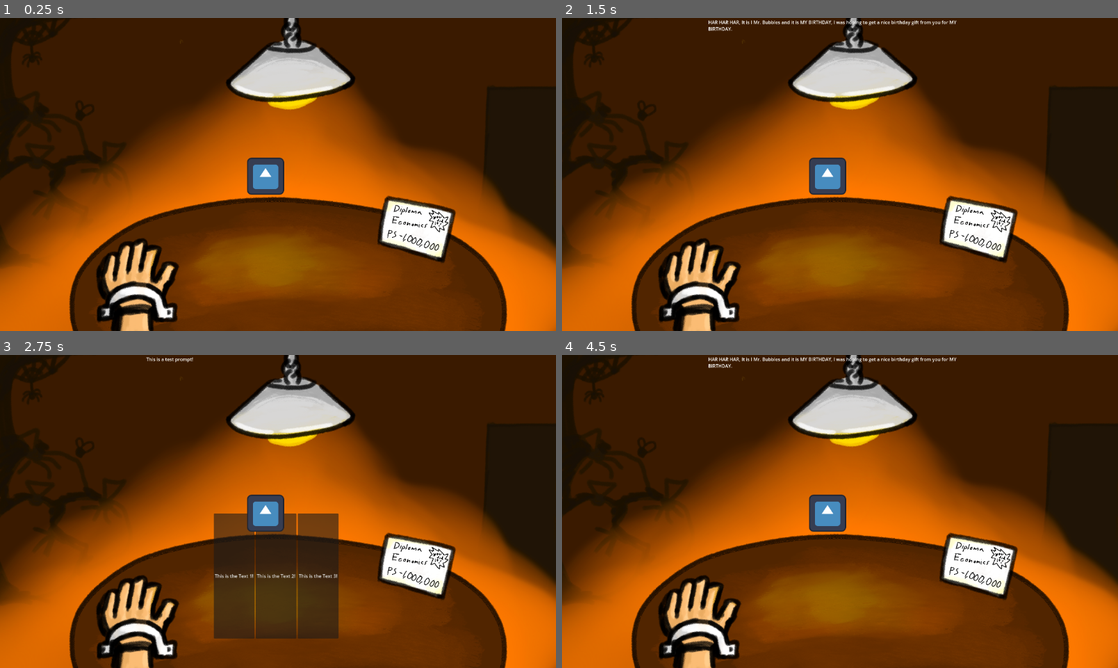
Above: before the commit, frames 1-4 (two rows, left to right).
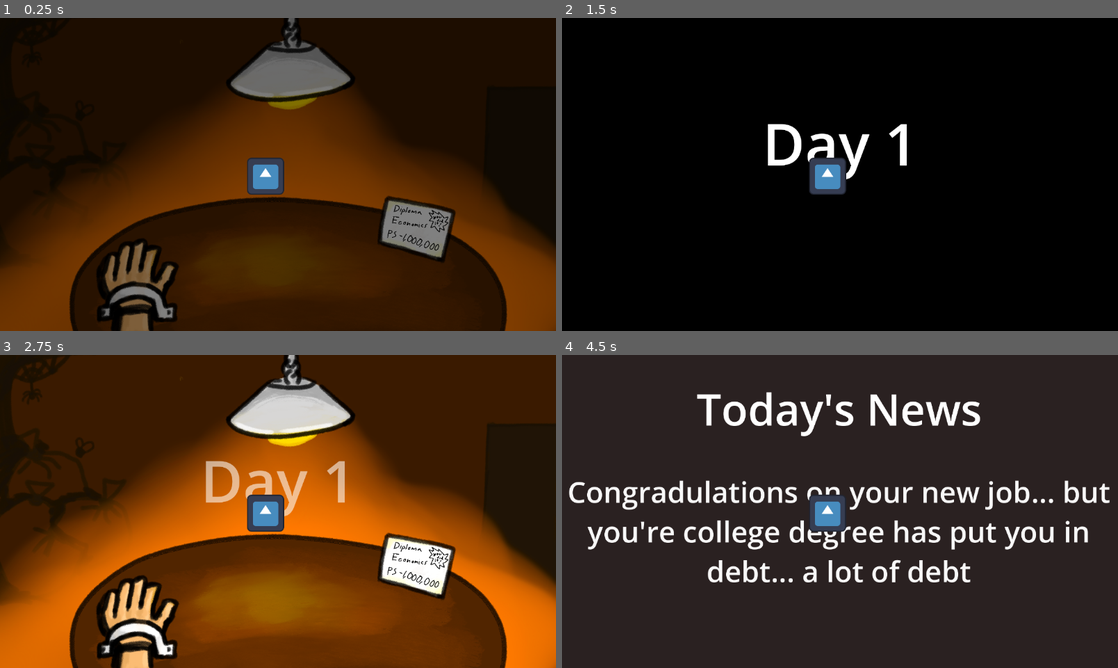
Above: after the commit, the same moments.

Repository: noah0young/EconomicBubble
Game: Godot game, scene res://Scenes/main.tscn
The game is run twice, just before and just after one commit, with the same random seed, the same clock (stepped at 60 frames per second) and the same inputs. The engine's default icon, where the game draws it, is replaced by a stand-in: a white triangle on a blue panel in a dark square.
Inputs (mouse positions are in pixels of both pictures, inside the frame that each line leads up to):
- Up to frame 1 (0.25 s): no input
- Up to frame 2 (1.5 s): tap Enter at 0.5 s; move the mouse to (962, 158) at 0.52 s; click (962, 158) at 0.67 s; click (823, 240) at 1.25 s, where only the run before the commit has a clickable "Despite your massive debt, yo…"
- Up to frame 3 (2.75 s): move the mouse to (166, 527) at 2.02 s; click (166, 527) at 2.17 s
- Up to frame 4 (4.5 s): click (795, 577) at 2.75 s, where only the run before the commit has a clickable "This is the Text 1!"; tap Space at 3.5 s; move the mouse to (895, 442) at 3.52 s; click (895, 442) at 3.67 s; click (823, 577) at 4.25 s, where only the run before the commit has a clickable "Despite your massive debt, yo…"

The runs differ from the first frame. In frame 1, 87% of the frame differs, in the area x 0-100%, y 0-100%; in frame 2, 97%; in frame 3, 9.4%; in frame 4, 98%.

Commit message:
Start of news animation

Diff:
--- a/Scenes/main.tscn
+++ b/Scenes/main.tscn
@@ -102,6 +102,166 @@
 "RESET": SubResource("Animation_rj3m2")
 }
 
+[sub_resource type="Animation" id="Animation_xw3y8"]
+resource_name = "ShowNews"
+tracks/0/type = "value"
+tracks/0/imported = false
+tracks/0/enabled = true
+tracks/0/path = NodePath("ColorRect:modulate")
+tracks/0/interp = 1
+tracks/0/loop_wrap = true
+tracks/0/keys = {
+"times": PackedFloat32Array(0, 0.5, 1),
+"transitions": PackedFloat32Array(1, 1, 1),
+"update": 0,
+"values": [Color(1, 1, 1, 0), Color(1, 1, 1, 1), Color(1, 1, 1, 1)]
+}
+tracks/1/type = "value"
+tracks/1/imported = false
+tracks/1/enabled = true
+tracks/1/path = NodePath("NewsTitle:modulate")
+tracks/1/interp = 1
+tracks/1/loop_wrap = true
+tracks/1/keys = {
+"times": PackedFloat32Array(0, 0.766667, 1),
+"transitions": PackedFloat32Array(1, 1, 1),
+"update": 0,
+"values": [Color(1, 1, 1, 0), Color(1, 1, 1, 1), Color(1, 1, 1, 1)]
+}
+tracks/2/type = "value"
+tracks/2/imported = false
+tracks/2/enabled = true
+tracks/2/path = NodePath("NewsText:modulate")
+tracks/2/interp = 1
+tracks/2/loop_wrap = true
+tracks/2/keys = {
+"times": PackedFloat32Array(0, 1),
+"transitions": PackedFloat32Array(1, 1),
+"update": 0,
+"values": [Color(1, 1, 1, 0), Color(1, 1, 1, 1)]
+}
+tracks/3/type = "value"
+tracks/3/imported = false
+tracks/3/enabled = true
+tracks/3/path = NodePath("NewsContButton:visible")
+tracks/3/interp = 1
+tracks/3/loop_wrap = true
+tracks/3/keys = {
+"times": PackedFloat32Array(1),
+"transitions": PackedFloat32Array(1),
+"update": 1,
+"values": [true]
+}
+
+[sub_resource type="Animation" id="Animation_td70j"]
+length = 0.001
+tracks/0/type = "value"
+tracks/0/imported = false
+tracks/0/enabled = true
+tracks/0/path = NodePath("ColorRect:modulate")
+tracks/0/interp = 1
+tracks/0/loop_wrap = true
+tracks/0/keys = {
+"times": PackedFloat32Array(0),
+"transitions": PackedFloat32Array(1),
+"update": 0,
+"values": [Color(1, 1, 1, 1)]
+}
+tracks/1/type = "value"
+tracks/1/imported = false
+tracks/1/enabled = true
+tracks/1/path = NodePath("NewsTitle:modulate")
+tracks/1/interp = 1
+tracks/1/loop_wrap = true
+tracks/1/keys = {
+"times": PackedFloat32Array(0),
+"transitions": PackedFloat32Array(1),
+"update": 0,
+"values": [Color(1, 1, 1, 1)]
+}
+tracks/2/type = "value"
+tracks/2/imported = false
+tracks/2/enabled = true
+tracks/2/path = NodePath("NewsText:modulate")
+tracks/2/interp = 1
+tracks/2/loop_wrap = true
+tracks/2/keys = {
+"times": PackedFloat32Array(0),
+"transitions": PackedFloat32Array(1),
+"update": 0,
+"values": [Color(1, 1, 1, 1)]
+}
+tracks/3/type = "value"
+tracks/3/imported = false
+tracks/3/enabled = true
+tracks/3/path = NodePath("NewsContButton:visible")
+tracks/3/interp = 1
+tracks/3/loop_wrap = true
+tracks/3/keys = {
+"times": PackedFloat32Array(0),
+"transitions": PackedFloat32Array(1),
+"update": 1,
+"values": [true]
+}
+
+[sub_resource type="Animation" id="Animation_qsodk"]
+resource_name = "HideNews"
+tracks/0/type = "value"
+tracks/0/imported = false
+tracks/0/enabled = true
+tracks/0/path = NodePath("ColorRect:modulate")
+tracks/0/interp = 1
+tracks/0/loop_wrap = true
+tracks/0/keys = {
+"times": PackedFloat32Array(0, 0.333333, 1),
+"transitions": PackedFloat32Array(1, 1, 1),
+"update": 0,
+"values": [Color(1, 1, 1, 1), Color(1, 1, 1, 0), Color(1, 1, 1, 0)]
+}
+tracks/1/type = "value"
+tracks/1/imported = false
+tracks/1/enabled = true
+tracks/1/path = NodePath("NewsTitle:modulate")
+tracks/1/interp = 1
+tracks/1/loop_wrap = true
+tracks/1/keys = {
+"times": PackedFloat32Array(0, 0.6, 1),
+"transitions": PackedFloat32Array(1, 1, 1),
+"update": 0,
+"values": [Color(1, 1, 1, 1), Color(1, 1, 1, 1), Color(1, 1, 1, 0)]
+}
+tracks/2/type = "value"
+tracks/2/imported = false
+tracks/2/enabled = true
+tracks/2/path = NodePath("NewsText:modulate")
+tracks/2/interp = 1
+tracks/2/loop_wrap = true
+tracks/2/keys = {
+"times": PackedFloat32Array(0, 0.433333, 1),
+"transitions": PackedFloat32Array(1, 1, 1),
+"update": 0,
+"values": [Color(1, 1, 1, 1), Color(1, 1, 1, 1), Color(1, 1, 1, 0)]
+}
+tracks/3/type = "value"
+tracks/3/imported = false
+tracks/3/enabled = true
+tracks/3/path = NodePath("NewsContButton:visible")
+tracks/3/interp = 1
+tracks/3/loop_wrap = true
+tracks/3/keys = {
+"times": PackedFloat32Array(0),
+"transitions": PackedFloat32Array(1),
+"update": 1,
+"values": [false]
+}
+
+[sub_resource type="AnimationLibrary" id="AnimationLibrary_6raae"]
+_data = {
+"HideNews": SubResource("Animation_qsodk"),
+"RESET": SubResource("Animation_td70j"),
+"ShowNews": SubResource("Animation_xw3y8")
+}
+
 [node name="Main" type="Node2D" node_paths=PackedStringArray("gameModel")]
 script = ExtResource("1_expxs")
 gameModel = NodePath("GameModel")
@@ -157,6 +317,74 @@
 libraries = {
 "": SubResource("AnimationLibrary_r5p4q")
 }
+
+[node name="NewsOverlay" type="Control" parent="CanvasLayer/Background"]
+layout_mode = 3
+anchors_preset = 15
+anchor_right = 1.0
+anchor_bottom = 1.0
+offset_left = -960.0
+offset_top = -540.0
+offset_right = -960.0
+offset_bottom = -540.0
+grow_horizontal = 2
+grow_vertical = 2
+
+[node name="ColorRect" type="ColorRect" parent="CanvasLayer/Background/NewsOverlay"]
+modulate = Color(1, 1, 1, 0)
+z_as_relative = false
+layout_mode = 1
+anchors_preset = 15
+anchor_right = 1.0
+anchor_bottom = 1.0
+grow_horizontal = 2
+grow_vertical = 2
+color = Color(0.16593, 0.130564, 0.131203, 1)
+
+[node name="NewsTitle" type="RichTextLabel" parent="CanvasLayer/Background/NewsOverlay"]
+modulate = Color(1, 1, 1, 0)
+layout_mode = 1
+anchors_preset = 10
+anchor_right = 1.0
+offset_left = -2.0
+offset_top = 83.0
+offset_right = -2.0
+offset_bottom = 371.0
+grow_horizontal = 2
+bbcode_enabled = true
+text = "[font_size={150}][center]Today's News"
+fit_content = true
+scroll_active = false
+
+[node name="NewsText" type="RichTextLabel" parent="CanvasLayer/Background/NewsOverlay"]
+modulate = Color(1, 1, 1, 0)
+layout_mode = 1
+anchors_preset = 10
+anchor_right = 1.0
+offset_left = -4.0
+offset_top = 403.0
+offset_right = -4.0
+offset_bottom = 859.0
+grow_horizontal = 2
+bbcode_enabled = true
+text = "[font_size={100}][center]Congradulations on your new job... but you're college degree has put you in debt... a lot of debt"
+fit_content = true
+scroll_active = false
+
+[node name="NewsAnimationPlayer" type="AnimationPlayer" parent="CanvasLayer/Background/NewsOverlay"]
+reset_on_save = false
+libraries = {
+"": SubResource("AnimationLibrary_6raae")
+}
+
+[node name="NewsContButton" type="Button" parent="CanvasLayer/Background/NewsOverlay"]
+visible = false
+layout_mode = 0
+offset_left = 652.0
+offset_top = 861.0
+offset_right = 1271.0
+offset_bottom = 1038.0
+text = "Continue News"
 
 [node name="HBoxContainer" type="HBoxContainer" parent="CanvasLayer"]
 offset_left = -307.0
@@ -188,12 +416,14 @@
 position = Vector2(-43, 6)
 texture = ExtResource("7_lxp5v")
 
-[node name="GameModel" type="Node" parent="." node_paths=PackedStringArray("animManager", "replyHolder", "promptTextBox")]
+[node name="GameModel" type="Node" parent="." node_paths=PackedStringArray("animManager", "newsContButton", "replyHolder", "promptTextBox")]
 script = ExtResource("8_eis76")
 animManager = NodePath("../AnimManager")
+newsContButton = NodePath("../CanvasLayer/Background/NewsOverlay/NewsContButton")
 replyHolder = NodePath("../CanvasLayer/HBoxContainer")
 promptTextBox = NodePath("../Control/PromptTextLabel")
 
-[node name="AnimManager" type="Node2D" parent="." node_paths=PackedStringArray("dayStartAnimPlayer")]
+[node name="AnimManager" type="Node2D" parent="." node_paths=PackedStringArray("dayStartAnimPlayer", "newsAnimPlayer")]
 script = ExtResource("9_5hjtg")
 dayStartAnimPlayer = NodePath("../CanvasLayer/Background/DayStartAnimationPlayer")
+newsAnimPlayer = NodePath("../CanvasLayer/Background/NewsOverlay/NewsAnimationPlayer")
--- a/Scripts/AnimManager.gd
+++ b/Scripts/AnimManager.gd
@@ -2,6 +2,18 @@
 class_name AnimManager
 
 @export var dayStartAnimPlayer : AnimationPlayer;
+@export var newsAnimPlayer : AnimationPlayer;
 
 func playDayStartAnim():
-	dayStartAnimPlayer.play();
+	dayStartAnimPlayer.play("DayStart");
+	await get_tree().create_timer(3.5).timeout
+
+func showNews(newsTitle : String, newsText : String):
+	print("Show News")
+	newsAnimPlayer.play("ShowNews");
+	await get_tree().create_timer(1).timeout
+
+func hideNews():
+	print("Hide News")
+	newsAnimPlayer.play("HideNews");
+	await get_tree().create_timer(1).timeout
--- a/Scripts/GameModel.gd
+++ b/Scripts/GameModel.gd
@@ -2,6 +2,7 @@
 class_name GameModel
 
 @export var animManager : AnimManager;
+@export var newsContButton : Button;
 
 const MAX_ECONOMY : float = 1000;
 const MIN_ECONOMY : float = 0;
@@ -25,12 +26,19 @@
 var effects : Array[AbstractEcoEffect];
 
 func nextRound():
-	animManager.playDayStartAnim()
 	# Show Day Count Here in screen animation
-	await get_tree().create_timer(1.0).timeout
+	await animManager.playDayStartAnim()
+	# Show News in screen animation
+	await allNews();
 	getPrompt()
 	currentPrompt.genPrompt()
 	changeTextRich()
+
+func allNews():
+	for note in ["Hello", "Good"]:#getRoundNotes():
+		await animManager.showNews("Today's News", note);
+		await newsContButton.pressed
+		await animManager.hideNews()
 
 func getEcoState() -> TypeDefs.EcoState:
 	if (economyBalance >= MAX_ECONOMY):
--- a/project.godot
+++ b/project.godot
@@ -22,3 +22,14 @@
 [display]
 
 window/stretch/mode="viewport"
+
+[input]
+
+ScreenClick={
+"deadzone": 0.5,
+"events": [Object(InputEventMouseButton,"resource_local_to_scene":false,"resource_name":"","device":-1,"window_id":0,"alt_pressed":false,"shift_pressed":false,"ctrl_pressed":false,"meta_pressed":false,"button_mask":0,"position":Vector2(0, 0),"global_position":Vector2(0, 0),"factor":1.0,"button_index":1,"canceled":false,"pressed":false,"double_click":false,"script":null)
+, Object(InputEventJoypadButton,"resource_local_to_scene":false,"resource_name":"","device":-1,"button_index":0,"pressure":0.0,"pressed":false,"script":null)
+, Object(InputEventKey,"resource_local_to_scene":false,"resource_name":"","device":0,"window_id":0,"alt_pressed":false,"shift_pressed":false,"ctrl_pressed":false,"meta_pressed":false,"pressed":false,"keycode":0,"physical_keycode":4194309,"key_label":0,"unicode":0,"location":0,"echo":false,"script":null)
+, Object(InputEventKey,"resource_local_to_scene":false,"resource_name":"","device":-1,"window_id":0,"alt_pressed":false,"shift_pressed":false,"ctrl_pressed":false,"meta_pressed":false,"pressed":false,"keycode":0,"physical_keycode":32,"key_label":0,"unicode":32,"location":0,"echo":false,"script":null)
+]
+}
Not shown: 1 places in Scenes/main.tscn that only renumber resources
